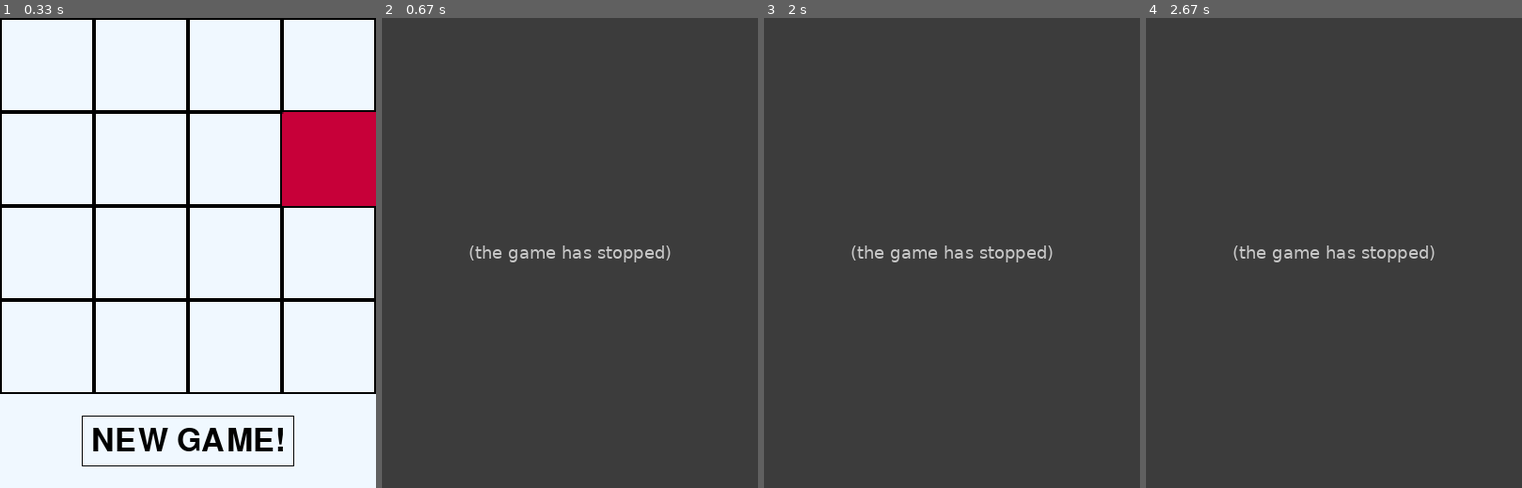
Above: before the commit, frames 1-4 (left to right).
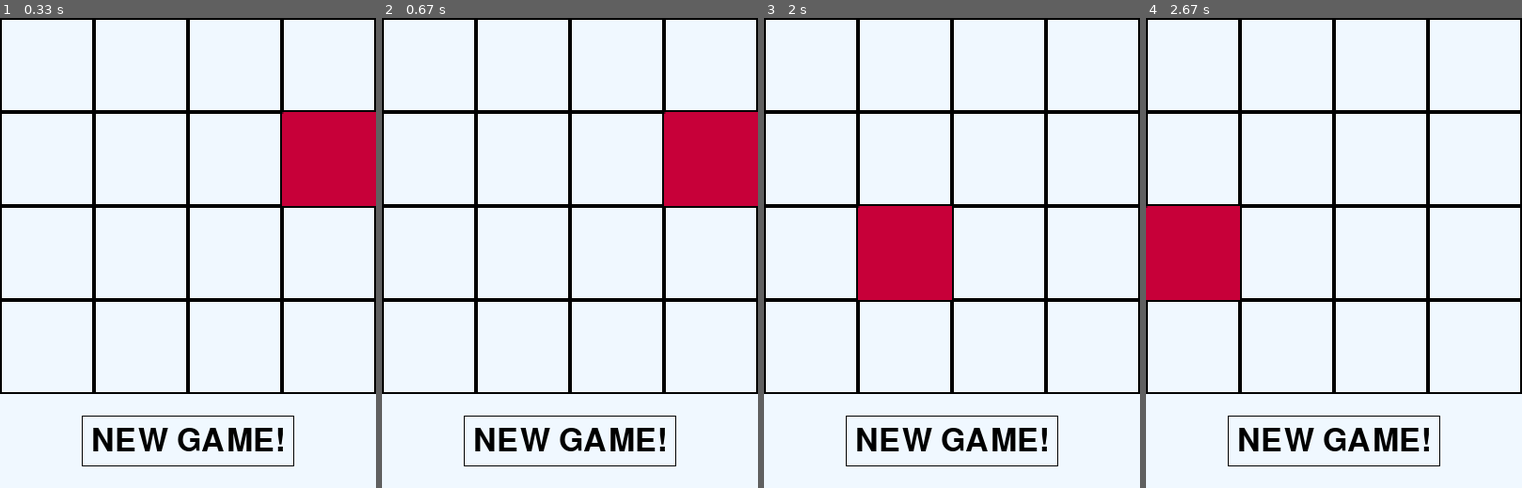
Above: after the commit, the same moments.

Repository: Good-piraT/pygame
Game: pygame game, started from main.py
The game is run twice, just before and just after one commit, with the same random seed, the same clock (stepped at 60 frames per second) and the same inputs.
Inputs (mouse positions are in pixels of both pictures, inside the frame that each line leads up to):
- Up to frame 1 (0.33 s): no input
- Up to frame 2 (0.67 s): hold Right from 0.33 s (still down)
- Up to frame 3 (2 s): release Right at 0.8 s; click (936, 271) at 0.88 s; hold Up 1.17-1.63 s; click "NEW GAME!" at 1.72 s
- Up to frame 4 (2.67 s): hold Right 2-2.47 s; hold Left from 2.5 s (still down)

Frame 1 is identical in both runs. In frame 2, 100% of the frame differs, in the area x 0-100%, y 0-100%; in frame 3, 100%; in frame 4, 100%.
Error before the commit: IndexError: list index out of range (main.py line 107); the game stopped at 0.33 s (later frames are placeholders)

Commit message:
right-left trans done

Diff:
--- a/main.py
+++ b/main.py
@@ -84,7 +84,7 @@
   def button_act(self):
     print("I'M BUTTON")
     self.board = [[0] * self.width for _ in range(self.height)]
-    self.ones()
+    self.ones(True)
 
   def on_click(self, cell_coords):  #пишет координаты клеток в консоль
     print('board cell', cell_coords)
@@ -96,29 +96,56 @@
     if is_button:
       self.button_act()
 
+  def check_row_right(self, row, elem):
+      for i in range(3, -1, -1):
+        print(i)
+        if row[i] == 0:
+          return 'trans', i
+        if row[i] == elem:
+          return 'plus', i
+      return 'no move', -1
+
+  def check_row_left(self, row, elem):
+    for i in range(4):
+      if row[i] == 0:
+        no_move = False
+        return 'trans', i
+      if row[i] == elem:
+        no_move = False
+        return 'plus', i
+    return 'no move', -1
+
   def move(self,
            direction):  #делает ход, двигая клетки в указанном направлении
     #считать кол-во клеток прохода
     break_rule = False
     if direction == 'right':
       for i in range(4):
-        for q in range(4, 0, -1):
+        for q in range(3, -1, -1):
           row = self.board[i]
           elem = self.board[i][q]
           if elem > 0:
-            pass
-          else:
-            break
-            break_rule = True
-        if break_rule == True:
-          break
+            movement_type, index = self.check_row_right(row, elem)
+            print(movement_type, index)
+            if movement_type == 'trans':
+              self.board[i][q] = 0
+              self.board[i][index] = elem
     elif direction == 'left':
-      pass
+      for i in range(4):
+        for q in range(4):
+          row = self.board[i]
+          elem = self.board[i][q]
+          if elem > 0:
+            movement_type, index = self.check_row_left(row, elem)
+            if movement_type == 'trans':
+              self.board[i][q] = 0
+              self.board[i][index] = elem
+
     elif direction == 'up':
       pass
     else:  #down
       pass
-    self.ones()
+    #self.ones()
     print('ТАБЛИЦА:')
     for row in self.board:
       print(row)
@@ -132,7 +159,7 @@
         for elem in range(4):
           num_zeros, index = zero_count(
               self.board[row])  #количество нулей, тх индексы
-          q = randint(0, num_zeros) if total else randint(0, num_zeros - 1)
+          q = randint(0, num_zeros - 1)
           self.board[row][index[q]] = 1
           br = True
           break
